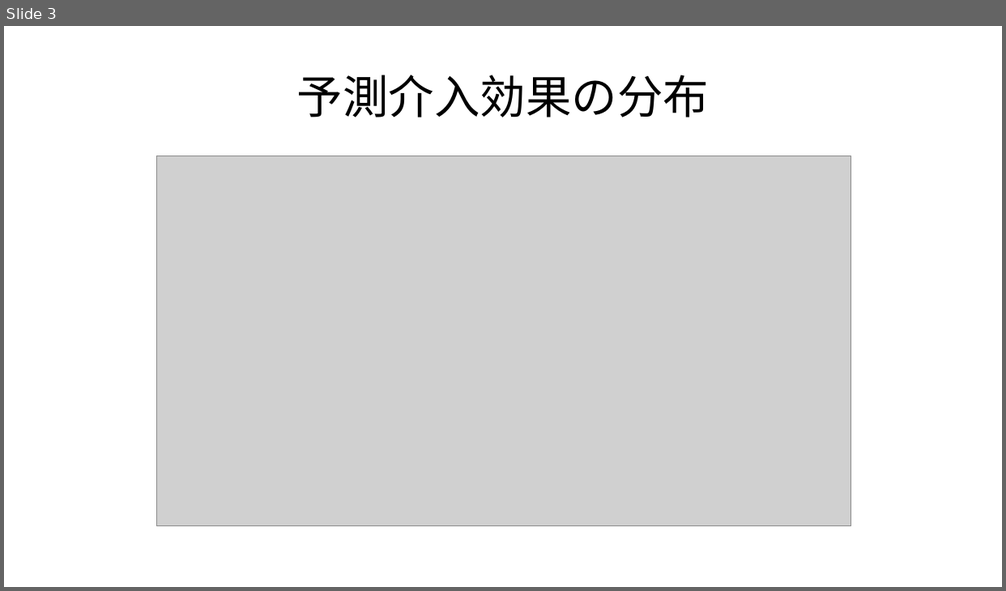
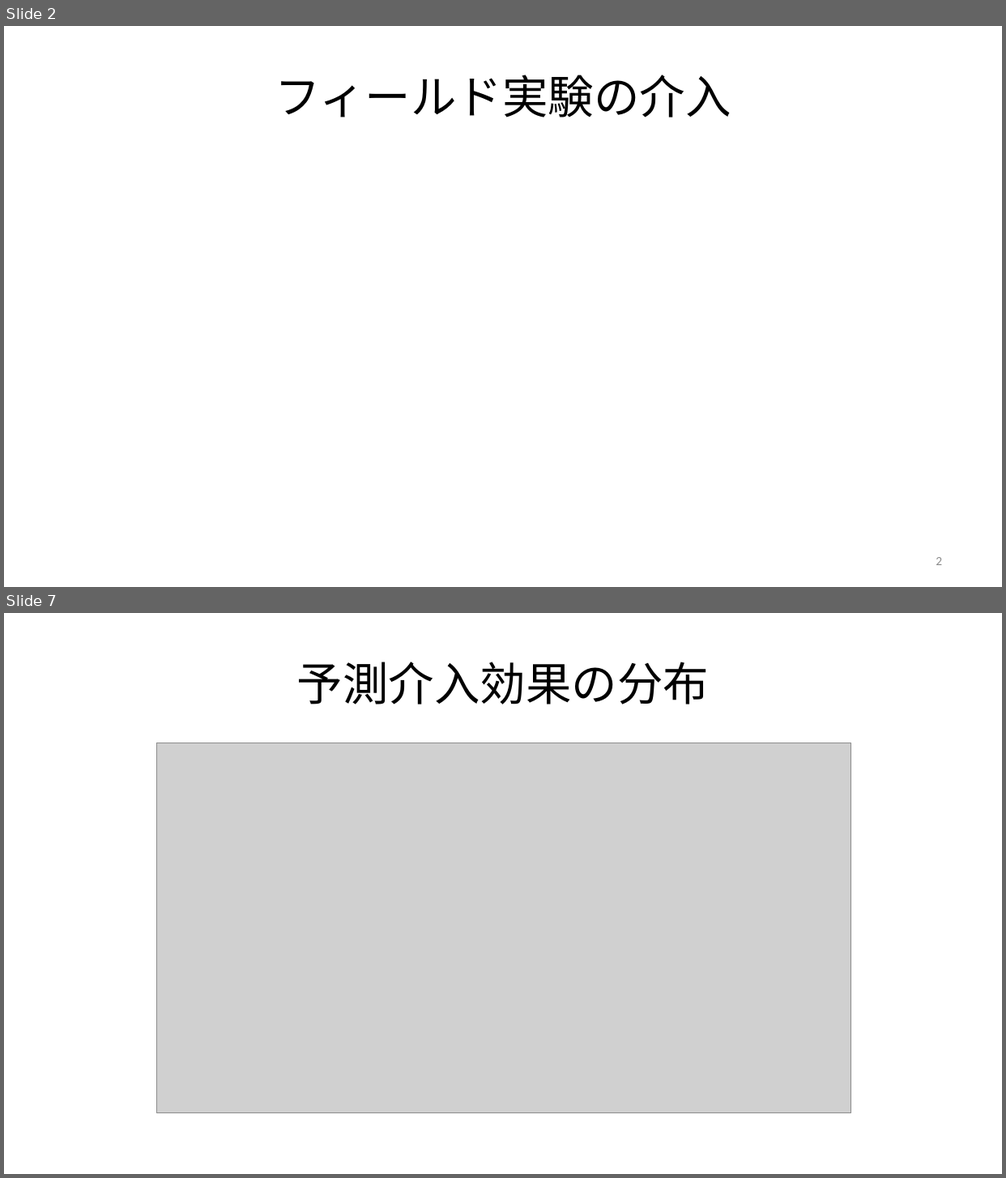
Before and after one commit to JMDP-behavioral-economics/RCT-Nudge, a slide deck: targeting.pptx. Shown one above the other, each under a label of ours: slide 3 before the commit, slides 2 and 7 after it; the slides between them are not shown. The pictures are 1006x591 and 1006x1178 pixels, drawn with LibreOffice and Linux fonts; fonts in the diff are those of the drawing; grey boxes stand for pictures. Boxes give left, top, right and bottom in pixels: in the first picture for what was removed or moved away, otherwise in the second. Text is boxed around its words. In the diff, an @@ line names an element or a change of style, - is before the commit and + after.

```diff
--- a/targeting.pptx
+++ b/targeting.pptx
@@ slide 2 added at bbox=[4, 26, 1002, 587], background #FFFFFF @@
@@ title added at bbox=[275, 75, 731, 118], 33 pt, text #000000 @@
+フィールド実験の介入
@@ page number added at bbox=[936, 557, 942, 565], 9 pt, text #8C8C8C @@
+2
@@ what was slide 3 is now slide 7 @@
```
Also in this commit, not shown: 5 slides changed, 3 other slides added.
